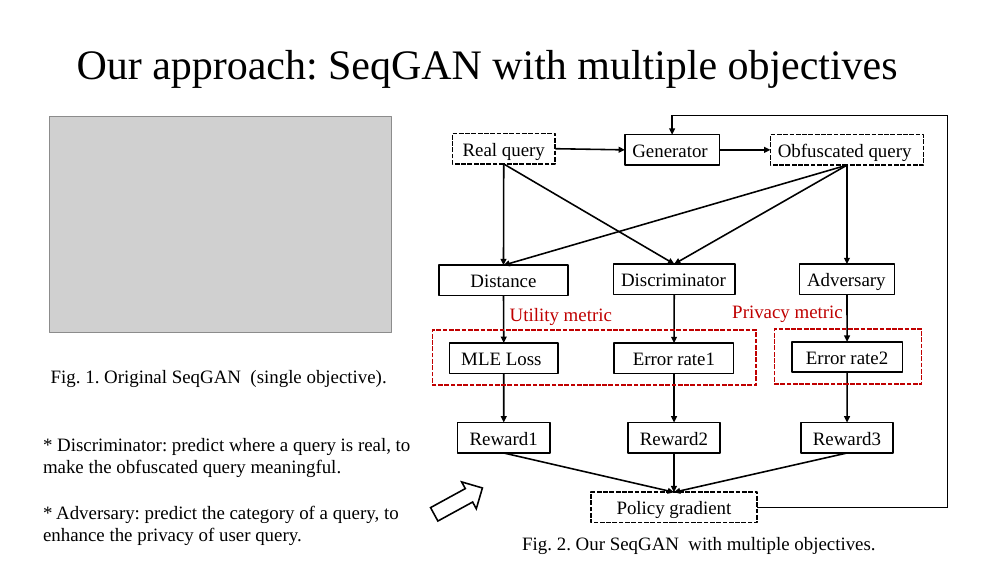
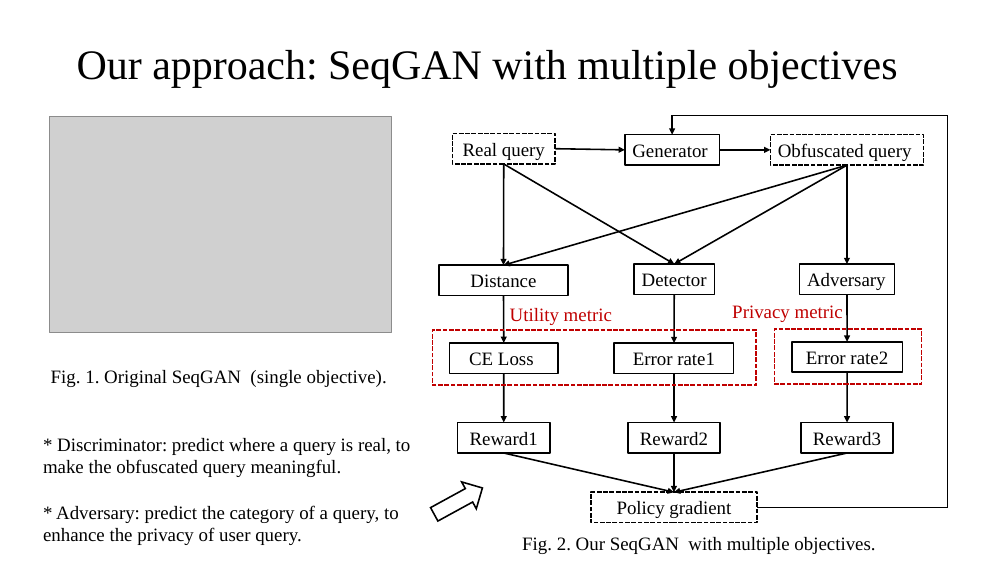
Before and after one commit to bitzj2015/EE599-Final-Project, a slide deck: slide 4 of doc/599-final-project.pptx. Drawn at 1008x567 pixels with LibreOffice and Linux fonts; fonts in the diff are those of the drawing; grey boxes stand for pictures. Boxes give left, top, right and bottom in pixels: in the first picture for what was removed or moved away, otherwise in the second. Text is boxed around its words. In the diff, an @@ line names an element or a change of style, - is before the commit and + after.

```diff
--- a/doc/599-final-project.pptx
+++ b/doc/599-final-project.pptx
@@ rectangle "Detector": place and size @@
-rectangle "Detector" at [614, 264, 735, 294]
+rectangle "Detector" at [634, 264, 715, 294]
@@ text in rectangle at [642, 273, 707, 287]: text changed @@
-Discriminator
+Detector
@@ text in rectangle at [469, 352, 534, 366]: text changed @@
-MLE Loss
+CE Loss
```
Also in this commit, not shown: 2 other slides changed, 6 slides added, 2 slides removed, 6 other files.
